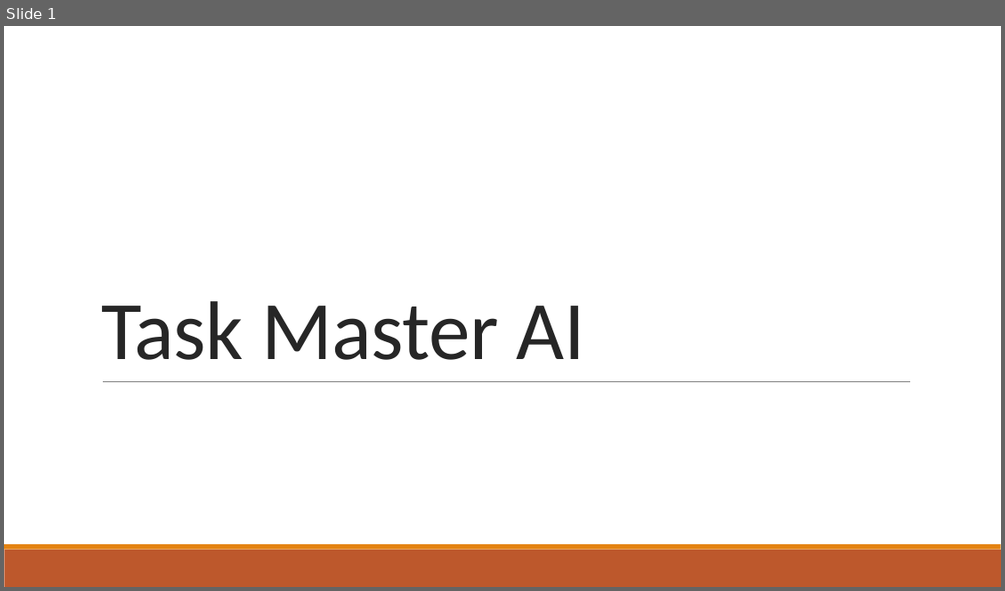
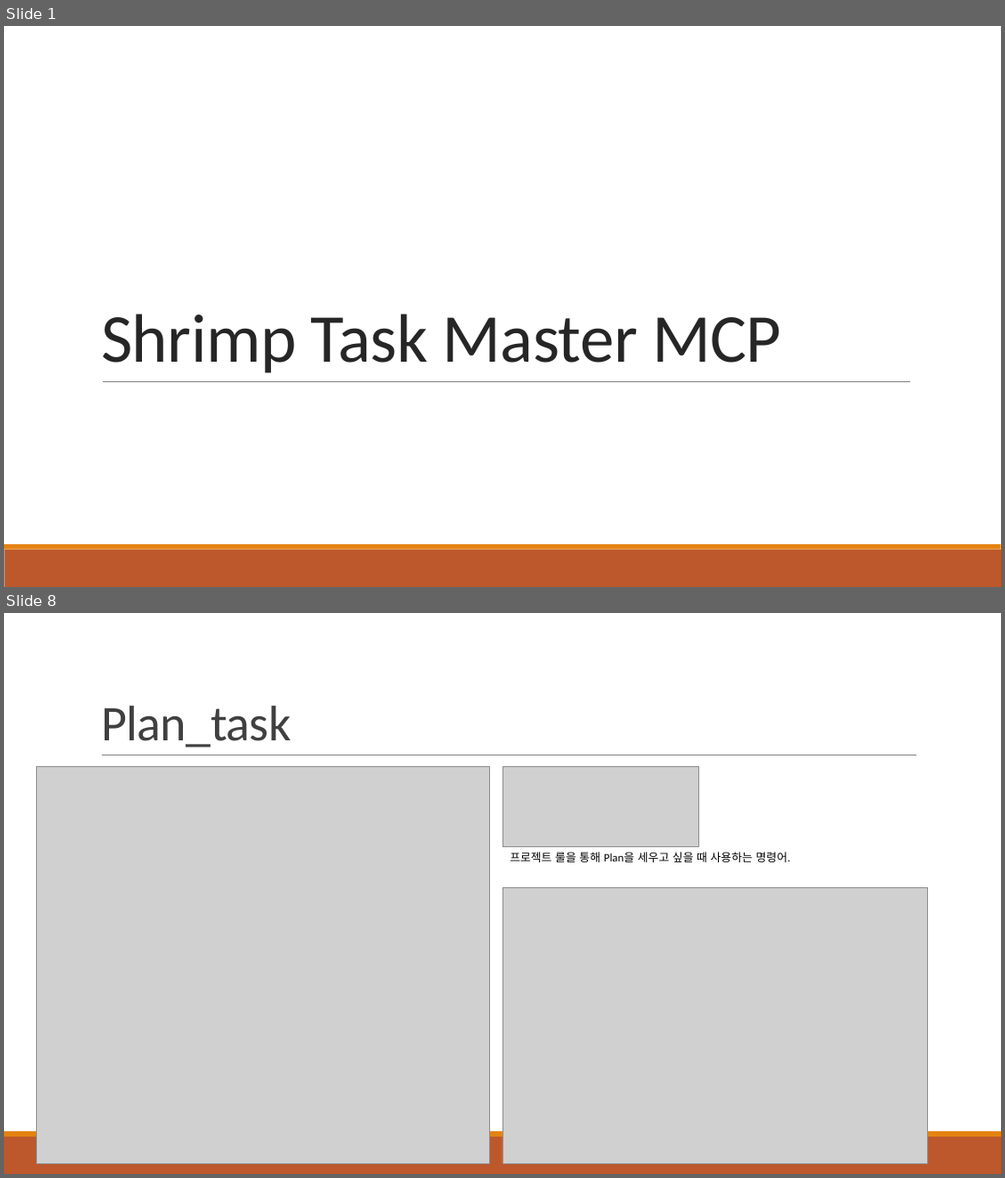
Before and after one commit to khb3025/study-claude-code, a slide deck: PPT정리/28. Shrimp Task Master AI.pptx. Shown one above the other, each under a label of ours: slide 1 before the commit, slides 1 and 8 after it; the slides between them are not shown. The pictures are 1005x591 and 1005x1178 pixels, drawn with LibreOffice and Linux fonts; fonts in the diff are those of the drawing; grey boxes stand for pictures. Boxes give left, top, right and bottom in pixels: in the first picture for what was removed or moved away, otherwise in the second. Text is boxed around its words. In the diff, an @@ line names an element or a change of style, - is before the commit and + after.

Commit message:
shrimp Task Manager PPT 정리

```diff
--- a/PPT정리/28. Shrimp Task Master AI.pptx
+++ b/PPT정리/28. Shrimp Task Master AI.pptx
@@ slide 8 added at (4,613,1001,1174), background #FFFFFF; not listed: 2 template elements that a slide beside it also shows @@
@@ title added at (101,706,291,747), 48 pt, text #404040 @@
+Plan_task
@@ picture added at (37,766,490,1163) @@
@@ line added from (102, 755) to (917, 755), #808080 0.5 pt @@
@@ picture added at (502,766,699,846) @@
@@ text added at (510,852,791,862), 11 pt, text #000000 @@
+프로젝트 룰을 통해 Plan을 세우고 싶을 때 사용하는 명령어.
@@ picture added at (502,887,928,1163) @@
@@ slide 1 changed as well @@
@@ title at (101,313,781,373): text changed; size 80 to 66 pt @@
-Task Master AI
+Shrimp Task Master MCP
```
Also in this commit, not shown: 15 other slides added, 3 slides removed, 4 other files.
